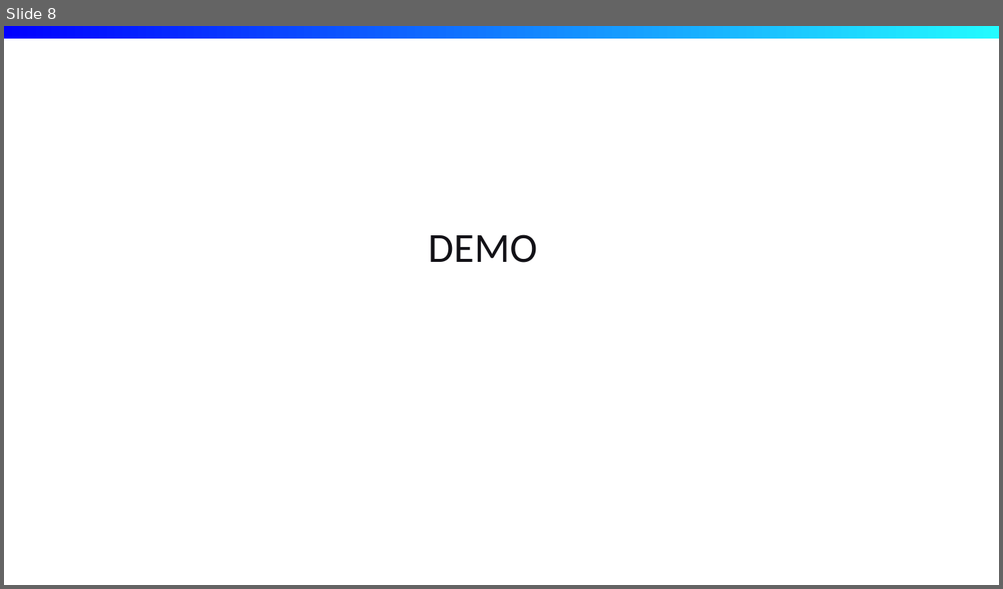
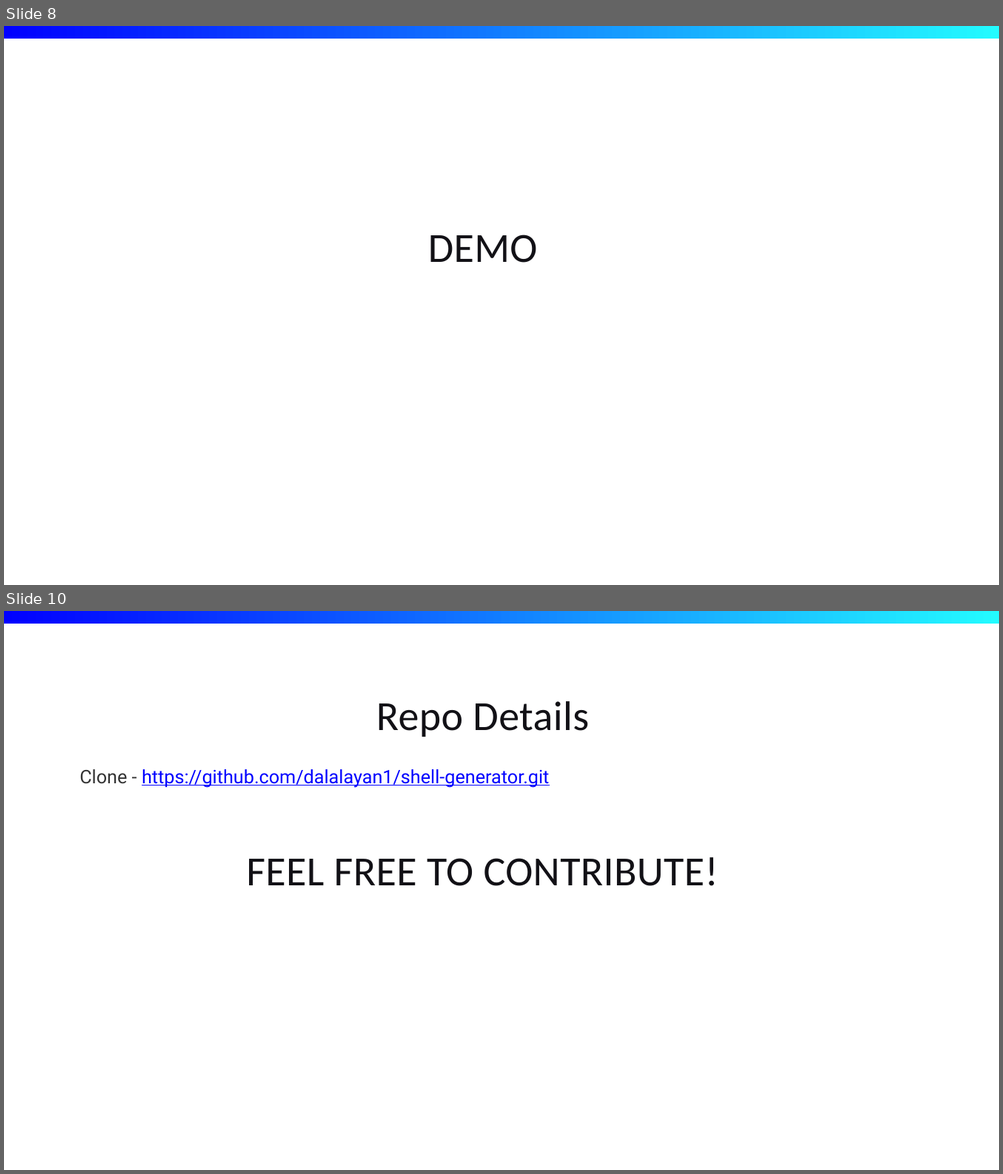
Before and after one commit to dalalayan1/shell-generator, a slide deck: generators.pptx. Shown one above the other, each under a label of ours: slide 8 before the commit, slides 8 and 10 after it; the slides between them are not shown. The pictures are 1003x589 and 1003x1174 pixels, drawn with LibreOffice and Linux fonts; fonts in the diff are those of the drawing; background and template pictures are left out. Boxes give left, top, right and bottom in pixels: in the first picture for what was removed or moved away, otherwise in the second. Text is boxed around its words. In the diff, an @@ line names an element or a change of style, - is before the commit and + after.

Commit message:
Git clone merged

```diff
--- a/generators.pptx
+++ b/generators.pptx
@@ slide 10 added at <box>4,611,999,1170</box>, background picture (left out); not listed: 1 template element that a slide beside it also shows @@
@@ title added at <box>376,701,589,737</box>, 40 pt, text #121116 @@
+Repo Details
@@ text added at <box>79,769,549,788</box>, 18 pt, text #0000FF, underline @@
+Clone - https://github.com/dalalayan1/shell-generator.git
@@ text added at <box>246,857,718,886</box>, 40 pt, text #121116 @@
+FEEL FREE TO CONTRIBUTE!
```
Also in this commit, not shown: 6 slides changed, 3 other slides added, 8 other files.
